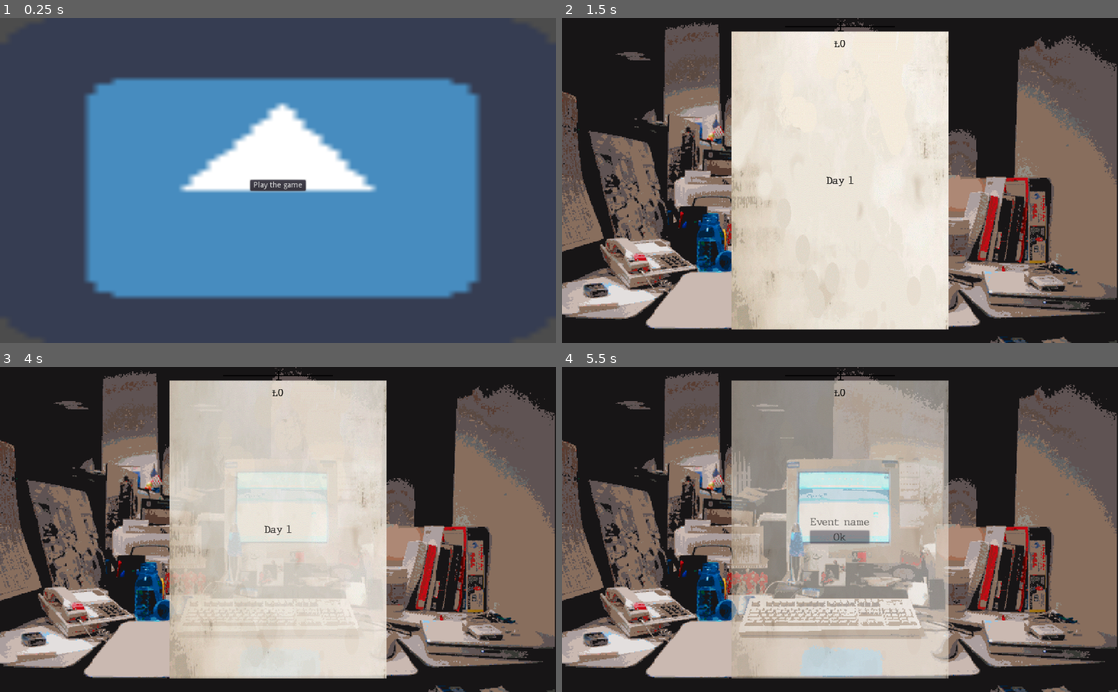
Above: before the commit, frames 1-4 (two rows, left to right).
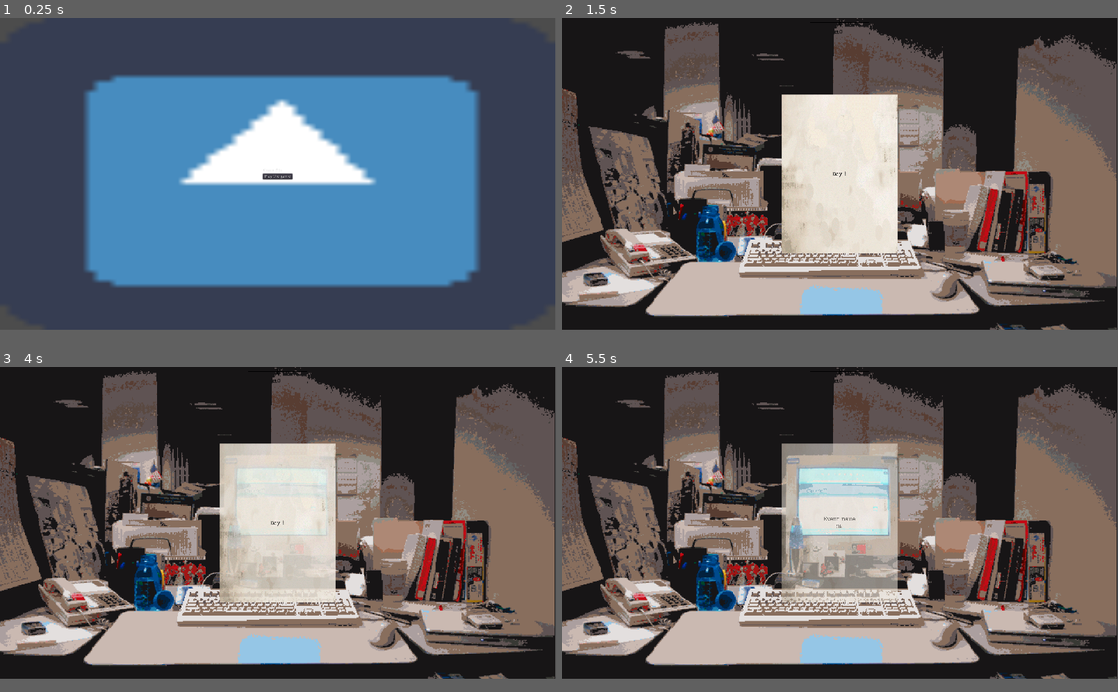
Above: after the commit, the same moments.

Repository: RisingThumb/GMTKJoinedTogether
Game: Godot game, scene res://Scenes/Title.tscn
Same seed, same stepped clock (60 frames per second), same inputs: the game is played once before the commit and once after it. The engine's default icon, where the game draws it, is replaced by a stand-in: a white triangle on a blue panel in a dark square.
Inputs:
- Up to frame 1 (0.25 s): no input
- Up to frame 2 (1.5 s): click "Play the game" at 0.5 s; tap Enter at 1.25 s
- Up to frame 3 (4 s): tap Space at 2, 3.5 s; tap Enter at 2.75 s
- Up to frame 4 (5.5 s): click "Ok" at 5 s
In our replay, the window is 800x468 before the commit and 799x449 after it. These sizes can differ from the game's own. Grey fills any space a smaller window leaves; there, only what the larger window draws over its background counts as a difference.

The runs differ from the first frame. In frame 1, 6.7% of the frame differs, in the area x 15-87%, y 17-87%; in frame 2, 44%; in frame 3, 44%; in frame 4, 46%, in the area x 0-100%, y 0-100%.

Commit message:
Cleaning up pop down menu.

Diff:
--- a/Scenes/Game.tscn
+++ b/Scenes/Game.tscn
@@ -434,10 +434,10 @@
 }
 
 [node name="OptionButton" type="OptionButton" parent="AgencyPanel/CenterContainer"]
-margin_left = 158.0
-margin_top = 264.0
-margin_right = 241.0
-margin_bottom = 286.0
+margin_left = 144.0
+margin_top = 263.0
+margin_right = 256.0
+margin_bottom = 287.0
 text = "Agency A"
 
 [node name="NewspaperCreationPanel" type="Panel" parent="."]
@@ -471,9 +471,9 @@
 scroll_horizontal_enabled = false
 
 [node name="Paper" type="VBoxContainer" parent="NewspaperCreationPanel/CenterContainer/ScrollContainer"]
-margin_left = 94.0
-margin_right = 305.0
-margin_bottom = 271.0
+margin_left = 90.0
+margin_right = 309.0
+margin_bottom = 279.0
 size_flags_horizontal = 6
 alignment = 1
 
@@ -566,10 +566,10 @@
 }
 
 [node name="VBoxContainer" type="VBoxContainer" parent="BillPanel/CenterContainer"]
-margin_left = 142.0
-margin_top = 142.0
-margin_right = 257.0
-margin_bottom = 408.0
+margin_left = 124.0
+margin_top = 137.0
+margin_right = 275.0
+margin_bottom = 413.0
 
 [node name="HSeparator5" type="HSeparator" parent="BillPanel/CenterContainer/VBoxContainer"]
 margin_right = 115.0
@@ -681,7 +681,6 @@
 margin_bottom = 60.0
 text = "£0"
 align = 1
-
 [connection signal="pressed" from="EventPanel/CenterContainer/VBoxContainer/EventButton" to="." method="_on_EventButton_pressed"]
 [connection signal="item_selected" from="AgencyPanel/CenterContainer/OptionButton" to="." method="_on_OptionButton_item_selected"]
 [connection signal="pressed" from="NewspaperCreationPanel/CenterContainer/ScrollContainer/Paper/Publish" to="." method="_on_Publish_pressed"]
--- a/Scenes/Title.tscn
+++ b/Scenes/Title.tscn
@@ -46,5 +46,4 @@
 margin_right = 102.0
 margin_bottom = 38.0
 text = "Play the game"
-
 [connection signal="pressed" from="CenterContainer/VBoxContainer/Button" to="." method="_on_Button_pressed"]
--- /dev/null
+++ b/Themes/BoxFlatTransparent.tres
@@ -0,0 +1,4 @@
+[gd_resource type="StyleBoxFlat" format=2]
+
+[resource]
+bg_color = Color( 1, 1, 1, 0 )
--- a/Themes/NewspaperTheme.tres
+++ b/Themes/NewspaperTheme.tres
@@ -6,26 +6,13 @@
 [ext_resource path="res://Themes/BodyText.tres" type="DynamicFont" id=4]
 [ext_resource path="res://Art/CheckboxChecked.png" type="Texture" id=5]
 [ext_resource path="res://Art/Hover.png" type="Texture" id=6]
+[ext_resource path="res://Themes/UnderlineTextStyle.tres" type="StyleBox" id=7]
+[ext_resource path="res://Themes/BoxFlatTransparent.tres" type="StyleBox" id=8]
 
-[sub_resource type="StyleBoxFlat" id=10]
+[sub_resource type="StyleBoxFlat" id=6]
 bg_color = Color( 0.6, 0.6, 0.6, 0 )
 border_width_bottom = 1
 border_color = Color( 0, 0, 0, 1 )
-shadow_offset = Vector2( 4, 4 )
-
-[sub_resource type="StyleBoxFlat" id=11]
-bg_color = Color( 1, 1, 1, 0 )
-
-[sub_resource type="StyleBoxFlat" id=4]
-bg_color = Color( 1, 1, 1, 0 )
-
-[sub_resource type="StyleBoxFlat" id=5]
-bg_color = Color( 0.6, 0.6, 0.6, 0 )
-border_width_bottom = 1
-border_color = Color( 0, 0, 0, 1 )
-
-[sub_resource type="StyleBoxLine" id=6]
-thickness = 2
 
 [sub_resource type="StyleBoxLine" id=7]
 thickness = 2
@@ -42,12 +29,12 @@
 Button/colors/font_color_hover = Color( 0, 0, 0, 1 )
 Button/colors/font_color_pressed = Color( 0, 0, 0, 0.745098 )
 Button/constants/hseparation = 2
-Button/fonts/font = null
-Button/styles/disabled = SubResource( 10 )
-Button/styles/focus = SubResource( 11 )
-Button/styles/hover = null
-Button/styles/normal = SubResource( 4 )
-Button/styles/pressed = SubResource( 5 )
+Button/fonts/font = ExtResource( 4 )
+Button/styles/disabled = ExtResource( 8 )
+Button/styles/focus = ExtResource( 8 )
+Button/styles/hover = ExtResource( 7 )
+Button/styles/normal = ExtResource( 8 )
+Button/styles/pressed = ExtResource( 7 )
 CheckBox/icons/ = ExtResource( 2 )
 CheckButton/colors/font_color = Color( 0, 0, 0, 1 )
 CheckButton/colors/font_color_disabled = Color( 0.9, 0.9, 0.9, 0.2 )
@@ -61,12 +48,12 @@
 CheckButton/icons/off_disabled = ExtResource( 2 )
 CheckButton/icons/on = ExtResource( 5 )
 CheckButton/icons/on_disabled = ExtResource( 5 )
-CheckButton/styles/disabled = null
-CheckButton/styles/focus = null
-CheckButton/styles/hover = null
-CheckButton/styles/hover_pressed = null
-CheckButton/styles/normal = null
-CheckButton/styles/pressed = null
+CheckButton/styles/disabled = ExtResource( 8 )
+CheckButton/styles/focus = ExtResource( 8 )
+CheckButton/styles/hover = ExtResource( 8 )
+CheckButton/styles/hover_pressed = ExtResource( 8 )
+CheckButton/styles/normal = ExtResource( 8 )
+CheckButton/styles/pressed = ExtResource( 8 )
 HSeparator/constants/separation = 4
 HSeparator/styles/separator = SubResource( 6 )
 HSlider/icons/grabber = ExtResource( 3 )
@@ -91,11 +78,29 @@
 OptionButton/colors/font_color_pressed = Color( 0, 0, 0, 1 )
 OptionButton/constants/arrow_margin = 2
 OptionButton/constants/hseparation = 2
-OptionButton/fonts/font = null
+OptionButton/fonts/font = ExtResource( 4 )
 OptionButton/icons/arrow = ExtResource( 6 )
 OptionButton/styles/disabled = null
-OptionButton/styles/focus = null
-OptionButton/styles/hover = null
+OptionButton/styles/focus = ExtResource( 8 )
+OptionButton/styles/hover = ExtResource( 8 )
 OptionButton/styles/normal = null
-OptionButton/styles/pressed = null
+OptionButton/styles/pressed = ExtResource( 8 )
 Panel/styles/panel = ExtResource( 1 )
+PopupMenu/colors/font_color = Color( 0.88, 0.88, 0.88, 1 )
+PopupMenu/colors/font_color_accel = Color( 0.7, 0.7, 0.7, 0.8 )
+PopupMenu/colors/font_color_disabled = Color( 0.4, 0.4, 0.4, 0.8 )
+PopupMenu/colors/font_color_hover = Color( 0.88, 0.88, 0.88, 1 )
+PopupMenu/constants/hseparation = 4
+PopupMenu/constants/vseparation = 4
+PopupMenu/fonts/font = ExtResource( 4 )
+PopupMenu/icons/checked = null
+PopupMenu/icons/radio_checked = null
+PopupMenu/icons/radio_unchecked = null
+PopupMenu/icons/submenu = null
+PopupMenu/icons/unchecked = null
+PopupMenu/styles/hover = ExtResource( 7 )
+PopupMenu/styles/labeled_separator_left = null
+PopupMenu/styles/labeled_separator_right = null
+PopupMenu/styles/panel = null
+PopupMenu/styles/panel_disabled = null
+PopupMenu/styles/separator = null
--- /dev/null
+++ b/Themes/UnderlineTextStyle.tres
@@ -0,0 +1,6 @@
+[gd_resource type="StyleBoxFlat" format=2]
+
+[resource]
+bg_color = Color( 0, 0, 0, 0 )
+border_width_bottom = 1
+border_color = Color( 0, 0, 0, 1 )
--- a/project.godot
+++ b/project.godot
@@ -10,6 +10,7 @@
 
 _global_script_classes=[  ]
 _global_script_class_icons={
+
 }
 
 [application]
@@ -22,6 +23,11 @@
 
 ArticleContent="*res://Scenes/ArticleContent.tscn"
 
+[display]
+
+window/size/width=1920
+window/size/height=1080
+
 [physics]
 
 common/enable_pause_aware_picking=true
Not shown: 1 places in Themes/NewspaperTheme.tres that only renumber resources
